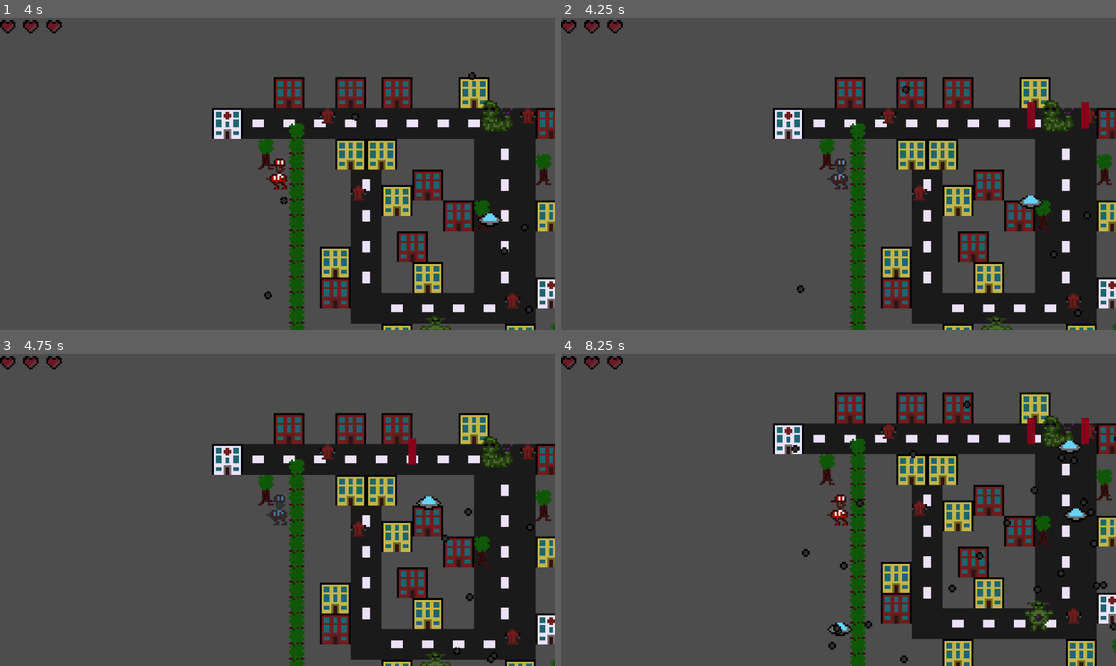
Above: before the commit, frames 1-4 (two rows, left to right).
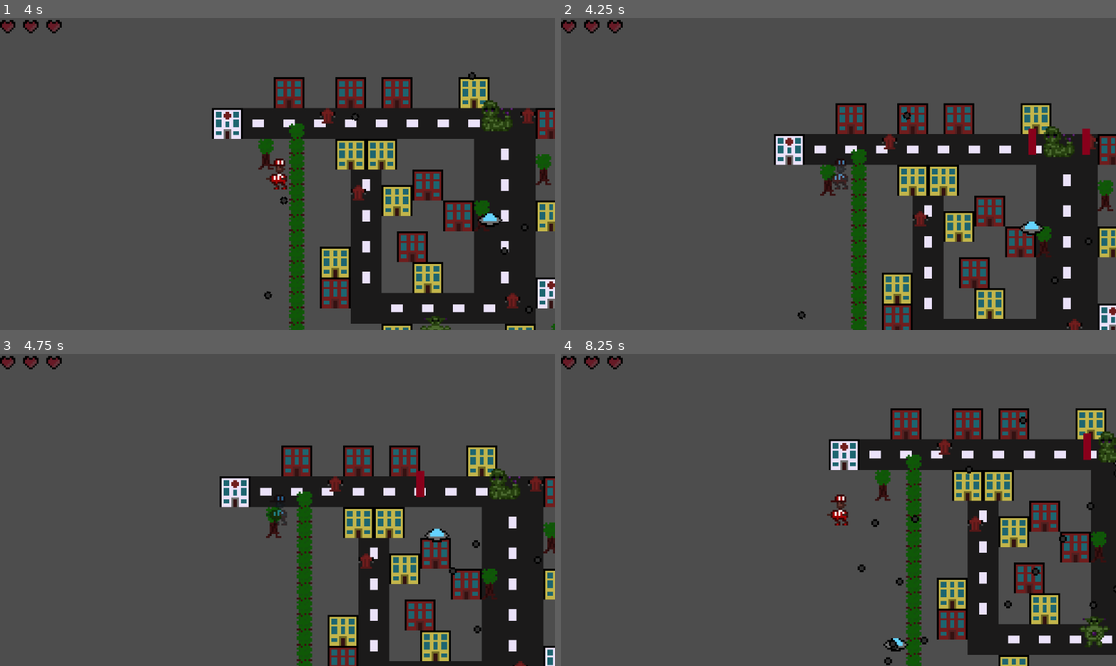
Above: after the commit, the same moments.

Repository: Lila-Kuhlt/Close-Encounters-of-the-Jeff-Kind
Game: Godot game, scene res://scenes/World.tscn
Two runs of this game, one before a commit and one after it. Both use one fixed random seed, a clock stepped at 60 frames per second and the inputs below.
Inputs:
- Up to frame 1 (4 s): tap Enter at 0.5 s; hold D (right) 0.53-1.28 s; tap Space at 1.25 s; hold S (down) 1.28-2.03 s; hold D (right) 2.03-2.78 s; hold W (up) 2.78-3.53 s; hold A (left) from 3.53 s (still down)
- Up to frame 2 (4.25 s): keep holding A (left)
- Up to frame 3 (4.75 s): keep holding A (left)
- Up to frame 4 (8.25 s): release A (left) at 5.03 s; hold S (down) 5.03-5.78 s; hold D (right) 5.78-6.53 s; hold W (up) 6.53-7.28 s; hold D (right) 7.28-8.03 s; hold S (down) from 8.03 s (still down)

Frame 1 is identical in both runs. In frame 2, 24% of the frame differs, in the area x 38-100%, y 18-100%; in frame 3, 28%; in frame 4, 32%, in the area x 38-100%, y 12-100%.

Commit message:
Add bullet knockback

Diff:
--- a/godot/scenes/Player.gd
+++ b/godot/scenes/Player.gd
@@ -6,12 +6,15 @@
 const SPEED: float = 80.0
 const MAX_QUEUE_SIZE: int = 5
 const MAX_LIFES: int = 3
+const KNOCKBACK_STRENGTH: float = 2
+const KNOCKBACK_ENVELOPE: float = 0.86
 
 var package_queue := []
 var lifes := MAX_LIFES
 var packages_delivered := 0
 var is_stunned := false
 var is_invincible := false
+var knockback := Vector2(0, 0)
 
 func _ready():
 	get_parent().get_node("UI").set_max_health(MAX_LIFES)
@@ -54,6 +57,8 @@
 	var direction := Input.get_vector("left", "right", "up", "down")
 	if is_stunned:
 		direction = Vector2(0, 0)
+	direction += knockback
+	knockback *= KNOCKBACK_ENVELOPE
 	if direction.x > 0:
 		$Character.scale = Vector2i(-1, 1)
 	elif direction.x < 0:
@@ -64,7 +69,9 @@
 
 	get_parent().get_node('Camera').position = position
 
-func hit_player():
+func hit_player(direction: Vector2):
+	if not is_invincible:
+		knockback = direction.normalized() * KNOCKBACK_STRENGTH
 	if is_stunned or is_invincible:
 		return
 	is_stunned = true
--- a/godot/src/Bullet.gd
+++ b/godot/src/Bullet.gd
@@ -15,5 +15,5 @@
 
 
 func _on_hit_box_area_entered(_area):
-	get_parent().get_node("Jeff").hit_player()
+	get_parent().get_node("Jeff").hit_player(direction)
 	queue_free()
